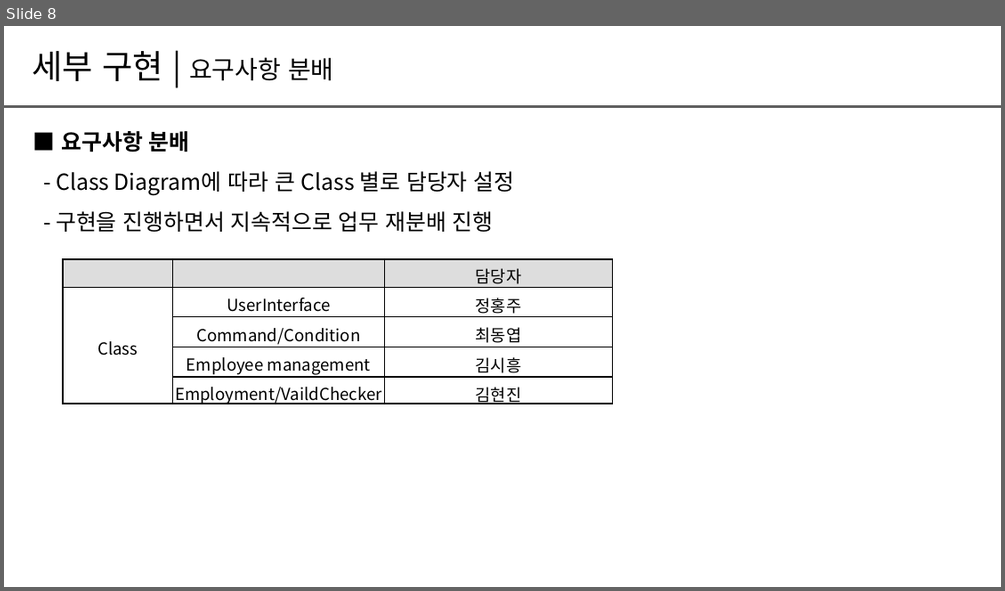
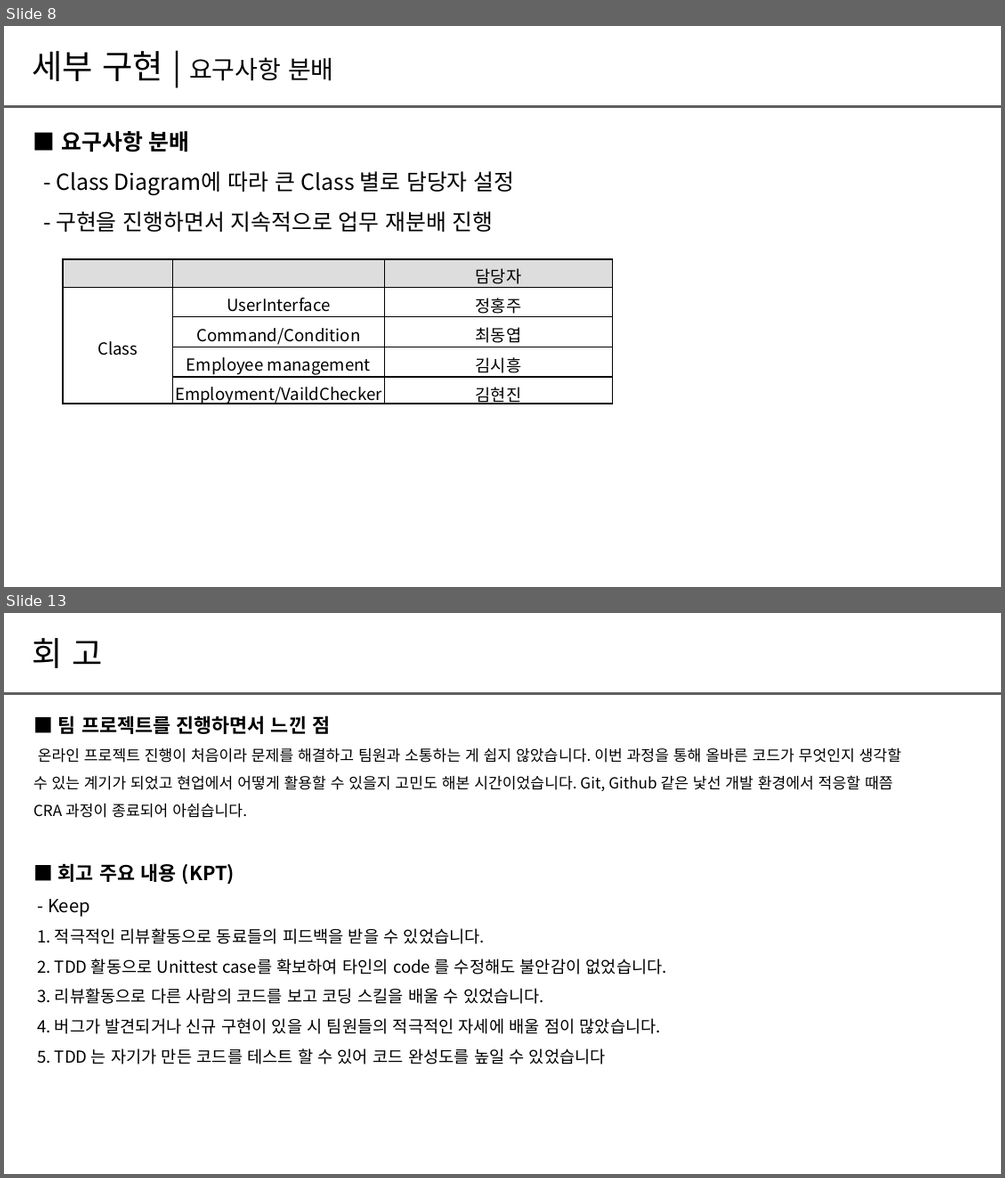
Before and after one commit to dongyub1015/Hit, a slide deck: Doc/CRA팀프로젝트_22년_9차_H팀_Hit.pptx. Shown one above the other, each under a label of ours: slide 8 before the commit, slides 8 and 13 after it; the slides between them are not shown. The pictures are 1005x591 and 1005x1178 pixels, drawn with LibreOffice and Linux fonts; fonts in the diff are those of the drawing. Boxes give left, top, right and bottom in pixels: in the first picture for what was removed or moved away, otherwise in the second. Text is boxed around its words. In the diff, an @@ line names an element or a change of style, - is before the commit and + after.

```diff
--- a/Doc/CRA팀프로젝트_22년_9차_H팀_Hit.pptx
+++ b/Doc/CRA팀프로젝트_22년_9차_H팀_Hit.pptx
@@ slide 13 added at (4,613,1001,1174), background #FFFFFF @@
@@ text added at (32,638,102,668), 24 pt, text #000000 @@
+회 고
@@ line added from (4, 693) to (1001, 693), #5F5F5F 2 pt @@
@@ text added at (33,715,901,1064), 12 pt, text #000000 @@
+■ 팀 프로젝트를 진행하면서 느낀 점
+온라인 프로젝트 진행이 처음이라 문제를 해결하고 팀원과 소통하는 게 쉽지 않았습니다. 이번 과정을 통해 올바른 코드가 무엇인지 생각할 수 있는 계기가 되었고 현업에서 어떻게 활용할 수 있을지 고민도 해본 시간이었습니다. Git, Github 같은 낯선 개발 환경에서 적응할 때쯤 CRA 과정이 종료되어 아쉽습니다.
+■ 회고 주요 내용 (KPT)
+- Keep
+1. 적극적인 리뷰활동으로 동료들의 피드백을 받을 수 있었습니다.
+2. TDD 활동으로 Unittest case를 확보하여 타인의 code 를 수정해도 불안감이 없었습니다.
+3. 리뷰활동으로 다른 사람의 코드를 보고 코딩 스킬을 배울 수 있었습니다.
+4. 버그가 발견되거나 신규 구현이 있을 시 팀원들의 적극적인 자세에 배울 점이 많았습니다.
+5. TDD 는 자기가 만든 코드를 테스트 할 수 있어 코드 완성도를 높일 수 있었습니다
```
Also in this commit, not shown: 6 slides changed, 1 other slide added, 1 slide removed.
